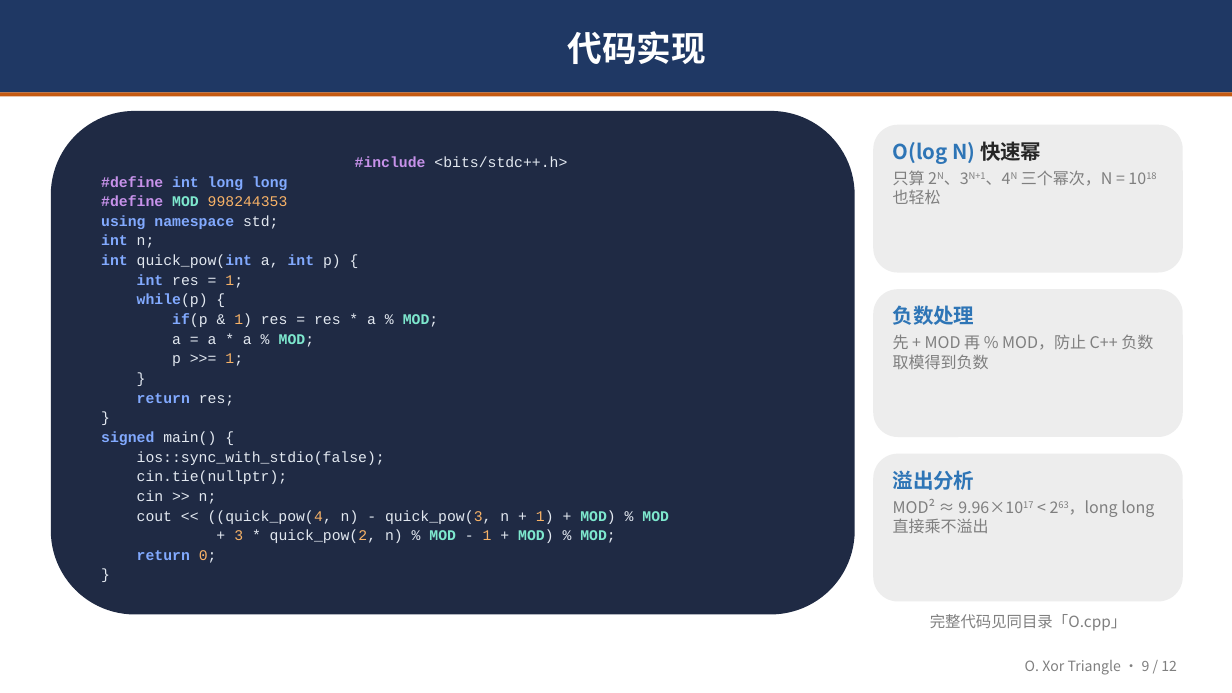
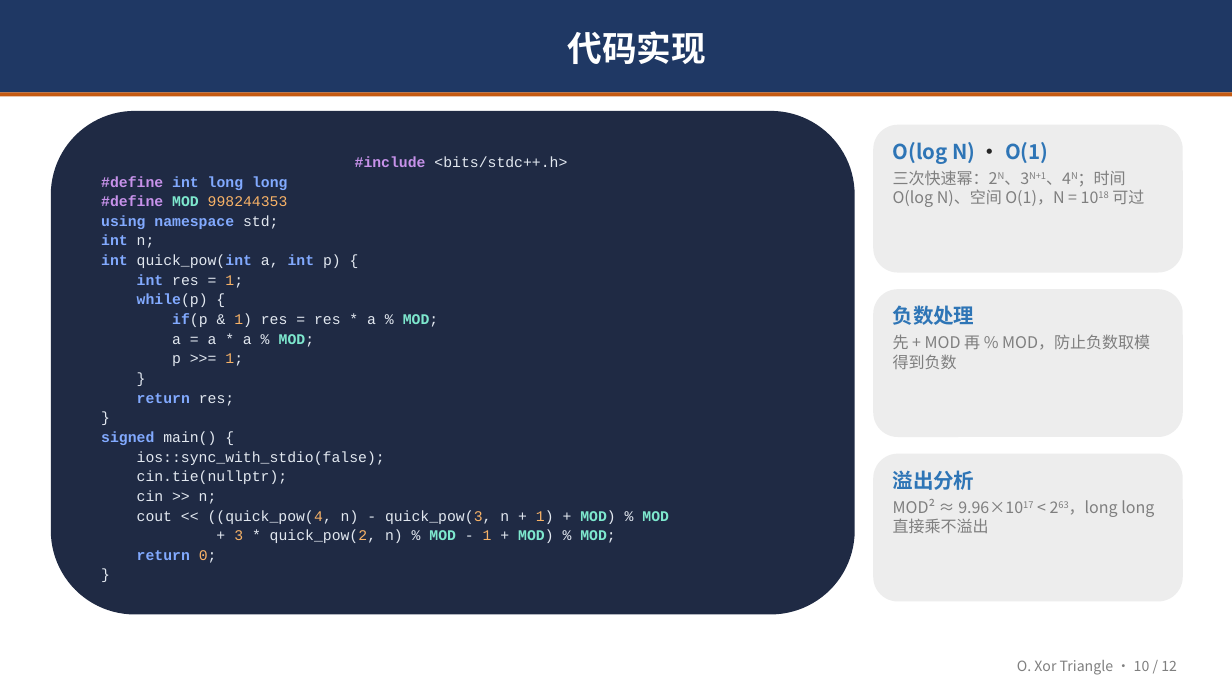
Before and after one commit to LingeXu/OI, a slide deck: slide 11 of 2026.9.3集训队个人赛/O/O题解分享.pptx (slide 10 before the commit). Drawn at 1232x693 pixels with LibreOffice and Linux fonts; fonts in the diff are those of the drawing. Boxes give left, top, right and bottom in pixels: in the first picture for what was removed or moved away, otherwise in the second. Text is boxed around its words. In the diff, an @@ line names an element or a change of style, - is before the commit and + after.

```diff
--- a/2026.9.3集训队个人赛/O/O题解分享.pptx
+++ b/2026.9.3集训队个人赛/O/O题解分享.pptx
@@ text at [893, 142, 1144, 207]: text changed @@
-O(log N) 快速幂
-只算 2N、3N+1、4N 三个幂次，N = 1018 也轻松
+O(log N) · O(1)
+三次快速幂：2N、3N+1、4N；时间 O(log N)、空间 O(1)，N = 1018 可过
@@ text at [893, 334, 1150, 369]: text changed @@
-先 + MOD 再 % MOD，防止 C++ 负数取模得到负数
+先 + MOD 再 % MOD，防止负数取模得到负数
@@ text removed at [930, 614, 1126, 631] @@
-完整代码见同目录「O.cpp」
@@ text at [1017, 660, 1177, 675]: text changed @@
-O. Xor Triangle · 9 / 12
+O. Xor Triangle · 10 / 12
```
Also in this commit, not shown: 8 other slides changed, 3 slides added, 3 slides removed, 15 other files.
